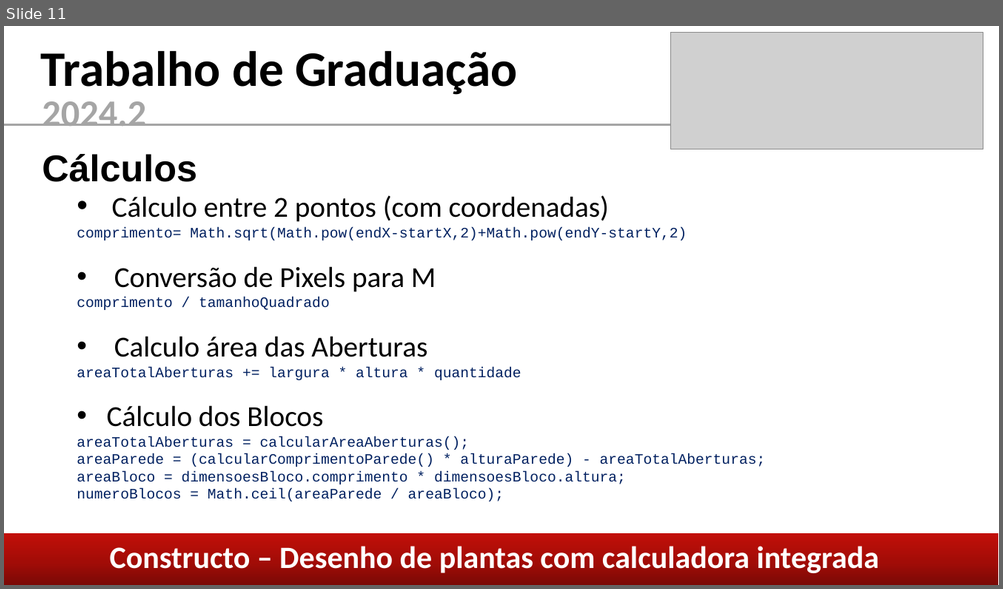
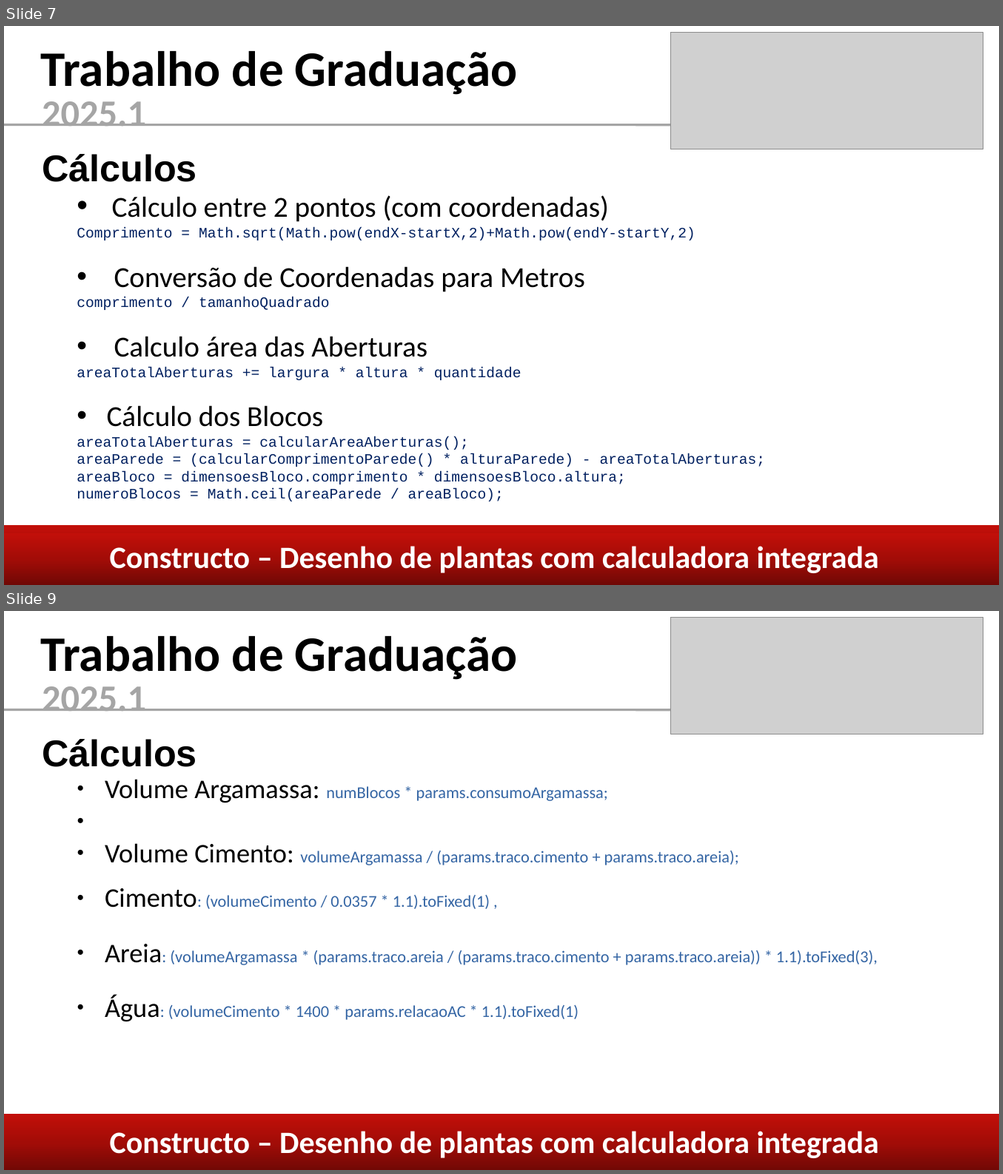
Before and after one commit to caiom4754/Constructo, a slide deck: coisas/Apresentação TG.pptx. Shown one above the other, each under a label of ours: slide 11 before the commit, slides 7 and 9 after it; the slides between them are not shown. The pictures are 1003x589 and 1003x1174 pixels, drawn with LibreOffice and Linux fonts; fonts in the diff are those of the drawing; grey boxes stand for pictures. Boxes give left, top, right and bottom in pixels: in the first picture for what was removed or moved away, otherwise in the second. Text is boxed around its words. In the diff, an @@ line names an element or a change of style, - is before the commit and + after.

```diff
--- a/coisas/Apresentação TG.pptx
+++ b/coisas/Apresentação TG.pptx
@@ slide 9 added at bbox=[4, 611, 999, 1170], background #FFFFFF @@
@@ picture added at bbox=[671, 618, 984, 734] @@
@@ text added at bbox=[41, 636, 517, 680], 48 pt, text #000000, bold @@
+Trabalho de Graduação
@@ text added at bbox=[42, 686, 146, 711], 36 pt, text #A5A5A5, bold @@
+2025.1
@@ line added from (4, 709) to (708, 710), #A5A5A5 2.25 pt @@
@@ text added at bbox=[42, 739, 197, 767], 36 pt, text #000000, bold @@
+Cálculos
@@ text added at bbox=[105, 779, 877, 1022], 16 pt, text #3465A4 @@
+● Volume Argamassa: numBlocos * params.consumoArgamassa;
+● Volume Cimento: volumeArgamassa / (params.traco.cimento + params.traco.areia);
+● Cimento: (volumeCimento / 0.0357 * 1.1).toFixed(1) ,
+● Areia: (volumeArgamassa * (params.traco.areia / (params.traco.cimento + params.traco.areia)) * 1.1).toFixed(3),
+● Água: (volumeCimento * 1400 * params.relacaoAC * 1.1).toFixed(1)
@@ rectangle added at bbox=[4, 1115, 999, 1170], fill gradient #6F0805 to #A20C07 to #C20F09 @@
@@ text added at bbox=[110, 1131, 879, 1161], 30 pt, text #FFFFFF, bold @@
+Constructo – Desenho de plantas com calculadora integrada
@@ what was slide 11 is now slide 7 @@
@@ slide 7 changed as well @@
@@ text at bbox=[42, 101, 146, 126]: text changed @@
-2024.2
+2025.1
@@ text at bbox=[77, 228, 695, 292]: text changed @@
-comprimento= Math.sqrt(Math.pow(endX-startX,2)+Math.pow(endY-startY,2)
-• Conversão de Pixels para M
+Comprimento = Math.sqrt(Math.pow(endX-startX,2)+Math.pow(endY-startY,2)
+• Conversão de Coordenadas para Metros
@@ rectangle added at bbox=[4, 526, 999, 585], fill gradient #6F0805 to #A20C07 to #C20F09 @@
```
Also in this commit, not shown: 7 other slides changed, 4 other slides added, 6 slides removed, 3 other files.
